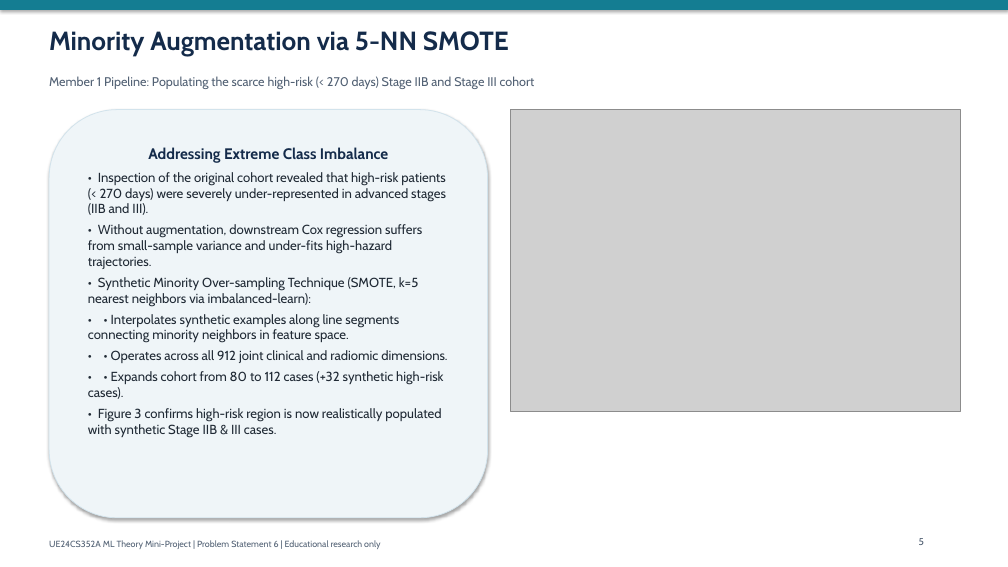
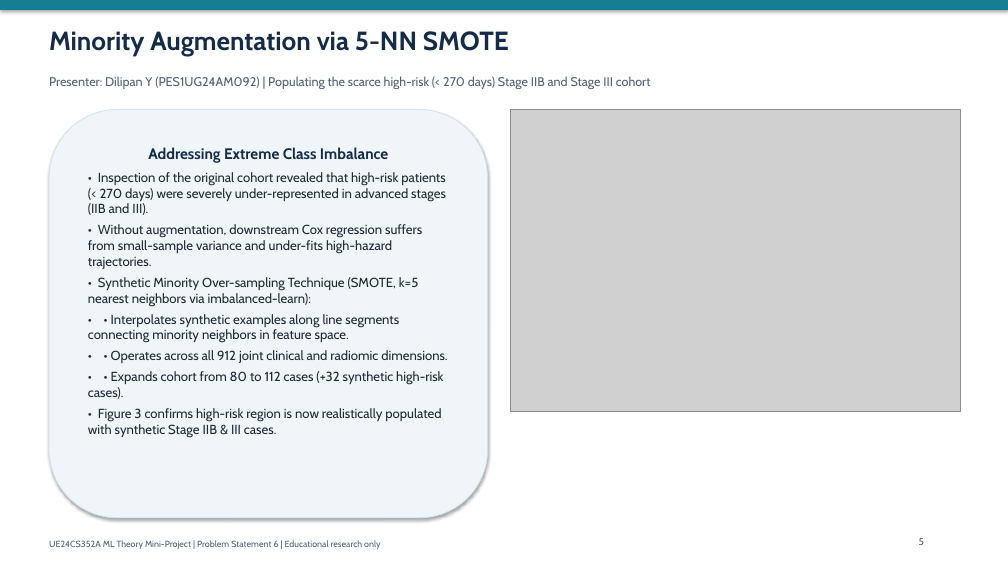
Before and after one commit to Dilipan-Y-8488/ML-Mini-Project, a slide deck: slide 5 of Mini_Project_Presentation.pptx. Drawn at 1008x567 pixels with LibreOffice and Linux fonts; fonts in the diff are those of the drawing; grey boxes stand for pictures. Boxes give left, top, right and bottom in pixels: in the first picture for what was removed or moved away, otherwise in the second. Text is boxed around its words. In the diff, an @@ line names an element or a change of style, - is before the commit and + after.

Commit message:
Update team member names: Dilipan Y (PES1UG24AM092) and Sai Hemanth (PES1UG24AM101)

```diff
--- a/Mini_Project_Presentation.pptx
+++ b/Mini_Project_Presentation.pptx
@@ text at (49,76,651,89): text changed @@
-Member 1 Pipeline: Populating the scarce high-risk (< 270 days) Stage IIB and Stage III cohort
+Presenter: Dilipan Y (PES1UG24AM092) | Populating the scarce high-risk (< 270 days) Stage IIB and Stage III cohort
```
Also in this commit, not shown: 6 other slides changed, 10 other files.
